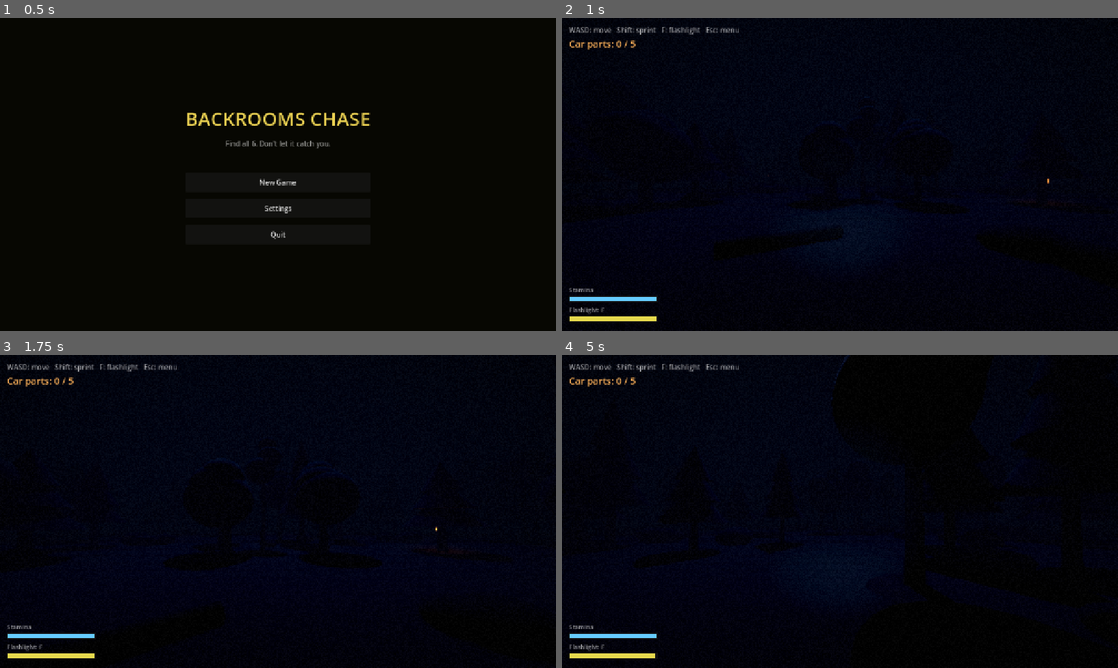
Above: before the commit, frames 1-4 (two rows, left to right).
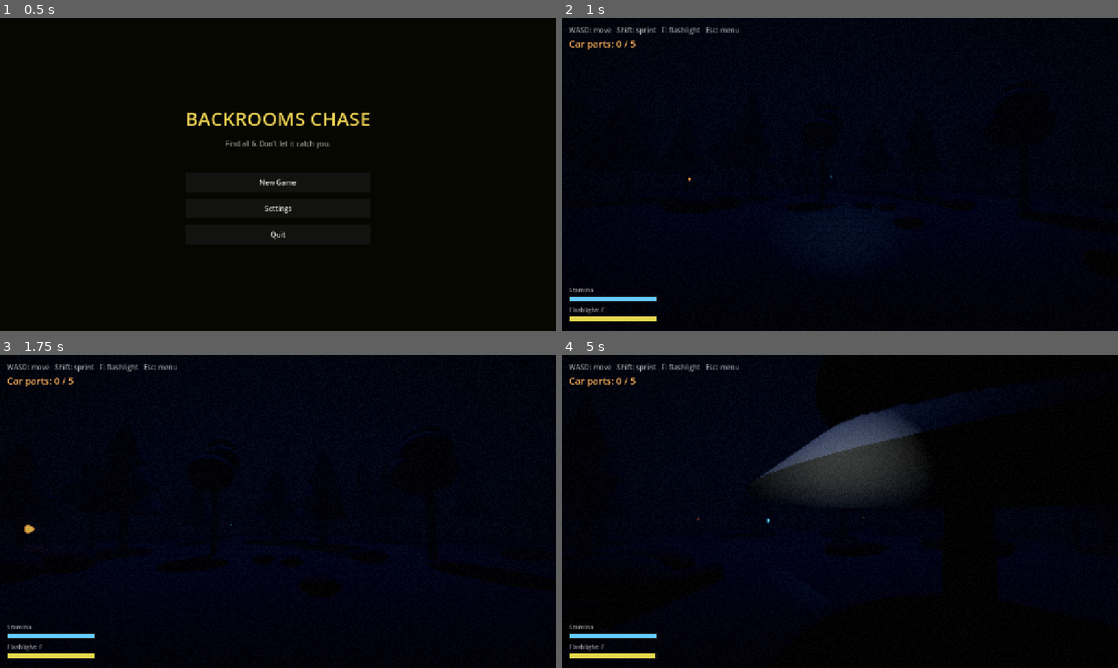
Above: after the commit, the same moments.

Repository: moorejasper060-oss/backrooms-chase
Game: Godot game, scene res://menu.tscn
Two runs of this game, one before a commit and one after it. Both use one fixed random seed, a clock stepped at 60 frames per second and the inputs below.
Inputs (mouse positions are in pixels of both pictures, inside the frame that each line leads up to):
- Up to frame 1 (0.5 s): no input
- Up to frame 2 (1 s): click "New Game" at 0.5 s
- Up to frame 3 (1.75 s): tap Enter (ui_accept) at 1.25, 1.52 s; move the mouse to (305, 511) at 1.27 s; hold W (move_forward) from 1.28 s (still down); hold F (flashlight) from 1.28 s (still down)
- Up to frame 4 (5 s): keep holding W (move_forward); move the mouse to (812, 511) at 2.02 s; release F (flashlight) at 2.03 s; tap E (interact) at 2.1 s; tap Enter (ui_accept) at 2.27, 3.77, 4.52 s; move the mouse to (851, 505) at 2.77 s; hold Shift (sprint) 2.78-3.53 s; move the mouse to (834, 517) at 3.52 s; tap R at 3.6 s; move the mouse to (878, 514) at 4.27 s; hold F (flashlight) from 4.28 s (still down)

Frame 1 is identical in both runs. In frame 2, less than 0.1% of the frame differs, in the area x 22-88%, y 50-74%; in frame 3, less than 0.1%; in frame 4, 5.7%, in the area x 24-85%, y 0-65%.

Commit message:
M2: cabin start-landmark + car bumpers
- world_forest.gd: build a dark wooden cabin behind the spawn (the place you
  start "at"). Door faces the player, who spawns just outside it looking into
  the woods; footprint cells are blocked so the entity pathfinds around it.
  Spawn cell moved to (5,5) to seat the cabin clear of the border ring.
- car.gd: front + rear bumpers for a more car-like read.

Verified: headless load (exit 0) + in-game capture (cabin + doorway visible);
~77 FPS focused (the 2 fps reading earlier was a background-window throttle).

Co-Authored-By: Claude Opus 4.8 (1M context) <noreply@anthropic.com>

Diff:
--- a/car.gd
+++ b/car.gd
@@ -39,6 +39,10 @@
 	for sx in [-1.0, 1.0]:
 		for sz in [-1.45, 1.45]:
 			_cyl(0.46, 0.32, Vector3(sx * 0.98, 0.46, sz), tire_mat, true)
+
+	# Bumpers front + rear
+	_box(Vector3(2.05, 0.3, 0.3), Vector3(0.0, 0.5, 2.25), body_mat)
+	_box(Vector3(2.05, 0.3, 0.3), Vector3(0.0, 0.5, -2.25), body_mat)
 
 	# Headlight lenses + lights (off until repaired)
 	_lens_mat = StandardMaterial3D.new()
--- a/world_forest.gd
+++ b/world_forest.gd
@@ -60,7 +60,7 @@
 var _blocked := {}      # Vector2i -> true
 var passages := {}      # Vector2i -> Array[Vector2i]
 var _reachable := {}
-var _spawn_cell := Vector2i(3, 3)
+var _spawn_cell := Vector2i(5, 5)
 
 var _rng := RandomNumberGenerator.new()
 var _ground_mat: StandardMaterial3D
@@ -74,6 +74,7 @@
 	_make_ground()
 	_scatter_trees()
 	_scatter_decoration()   # bushes + logs (visual only, after trees)
+	_build_cabin()          # start landmark (blocks its footprint cells)
 	_build_passages()
 	_reachable = _reachable_from(_spawn_cell)
 	_place_player()
@@ -271,6 +272,68 @@
 	mi.cast_shadow = GeometryInstance3D.SHADOW_CASTING_SETTING_OFF
 	add_child(mi)
 
+## A dark wooden cabin behind the spawn — your starting landmark. Its door faces
+## the player (who spawns just outside it, looking into the woods). Footprint
+## cells are blocked so the entity pathfinds around it.
+func _build_cabin() -> void:
+	var spawn_world := cell_to_world(_spawn_cell)
+	var centre_world := cell_to_world(Vector2i(cols / 2, rows / 2))
+	var outward := spawn_world - centre_world
+	outward.y = 0.0
+	outward = outward.normalized() if outward.length() > 0.1 else Vector3(0, 0, -1)
+	var cabin_pos := spawn_world + outward * 5.5
+	cabin_pos.y = 0.0
+
+	var wood := StandardMaterial3D.new()
+	wood.albedo_color = Color(0.10, 0.08, 0.06)
+	wood.roughness = 1.0
+	var roof_mat := StandardMaterial3D.new()
+	roof_mat.albedo_color = Color(0.05, 0.045, 0.045)
+	roof_mat.roughness = 1.0
+
+	var cabin := StaticBody3D.new()
+	cabin.position = cabin_pos
+	cabin.rotation.y = atan2(-outward.x, -outward.z)   # front (+Z) faces the player
+	add_child(cabin)
+
+	var hw := 2.4   # half width (x)
+	var hd := 2.1   # half depth (z)
+	var wh := 2.6   # wall height
+	var t := 0.2
+	# Back wall + two side walls
+	_sbox(cabin, Vector3(hw * 2.0, wh, t), Vector3(0.0, wh * 0.5, -hd), wood)
+	_sbox(cabin, Vector3(t, wh, hd * 2.0), Vector3(-hw, wh * 0.5, 0.0), wood)
+	_sbox(cabin, Vector3(t, wh, hd * 2.0), Vector3(hw, wh * 0.5, 0.0), wood)
+	# Front wall with a doorway gap (1.2 wide)
+	var seg := (hw * 2.0 - 1.2) * 0.5
+	_sbox(cabin, Vector3(seg, wh, t), Vector3(-(0.6 + seg * 0.5), wh * 0.5, hd), wood)
+	_sbox(cabin, Vector3(seg, wh, t), Vector3(0.6 + seg * 0.5, wh * 0.5, hd), wood)
+	_sbox(cabin, Vector3(1.2, wh - 2.1, t), Vector3(0.0, wh - (wh - 2.1) * 0.5, hd), wood)  # lintel
+	# Flat overhanging roof
+	_sbox(cabin, Vector3(hw * 2.0 + 0.6, 0.2, hd * 2.0 + 0.6), Vector3(0.0, wh + 0.1, 0.0), roof_mat)
+
+	# Block the footprint for navigation
+	for x in cols:
+		for z in rows:
+			var wc := cell_to_world(Vector2i(x, z))
+			if Vector2(wc.x - cabin_pos.x, wc.z - cabin_pos.z).length() < 3.4:
+				_block(Vector2i(x, z))
+
+func _sbox(body: StaticBody3D, size: Vector3, pos: Vector3, mat: Material) -> void:
+	var mi := MeshInstance3D.new()
+	var bm := BoxMesh.new()
+	bm.size = size
+	mi.mesh = bm
+	mi.material_override = mat
+	mi.position = pos
+	body.add_child(mi)
+	var col := CollisionShape3D.new()
+	var sh := BoxShape3D.new()
+	sh.size = size
+	col.shape = sh
+	col.position = pos
+	body.add_child(col)
+
 func _block(cell: Vector2i) -> void:
 	if cell.x >= 0 and cell.x < cols and cell.y >= 0 and cell.y < rows:
 		_blocked[cell] = true
